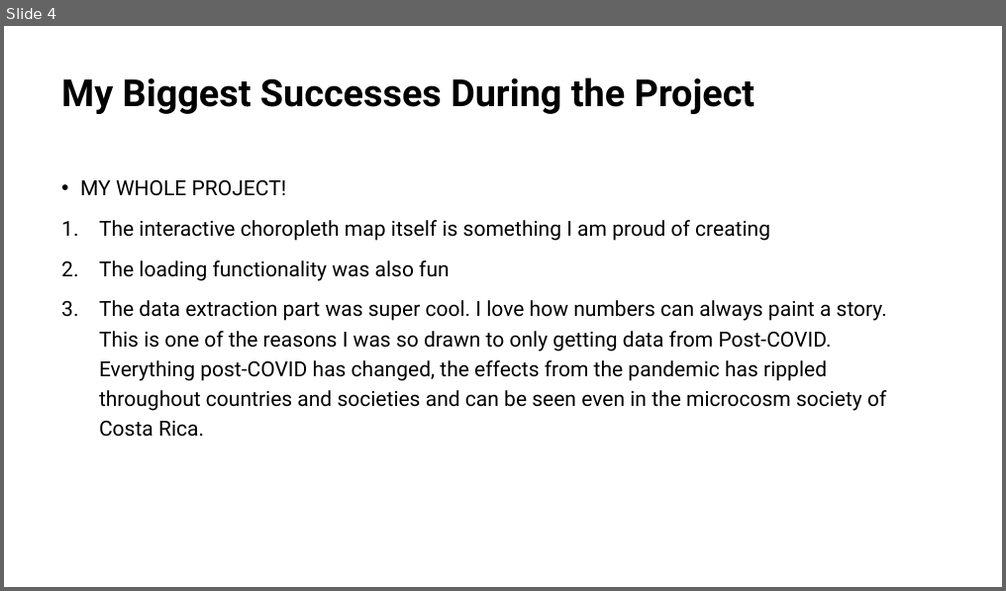
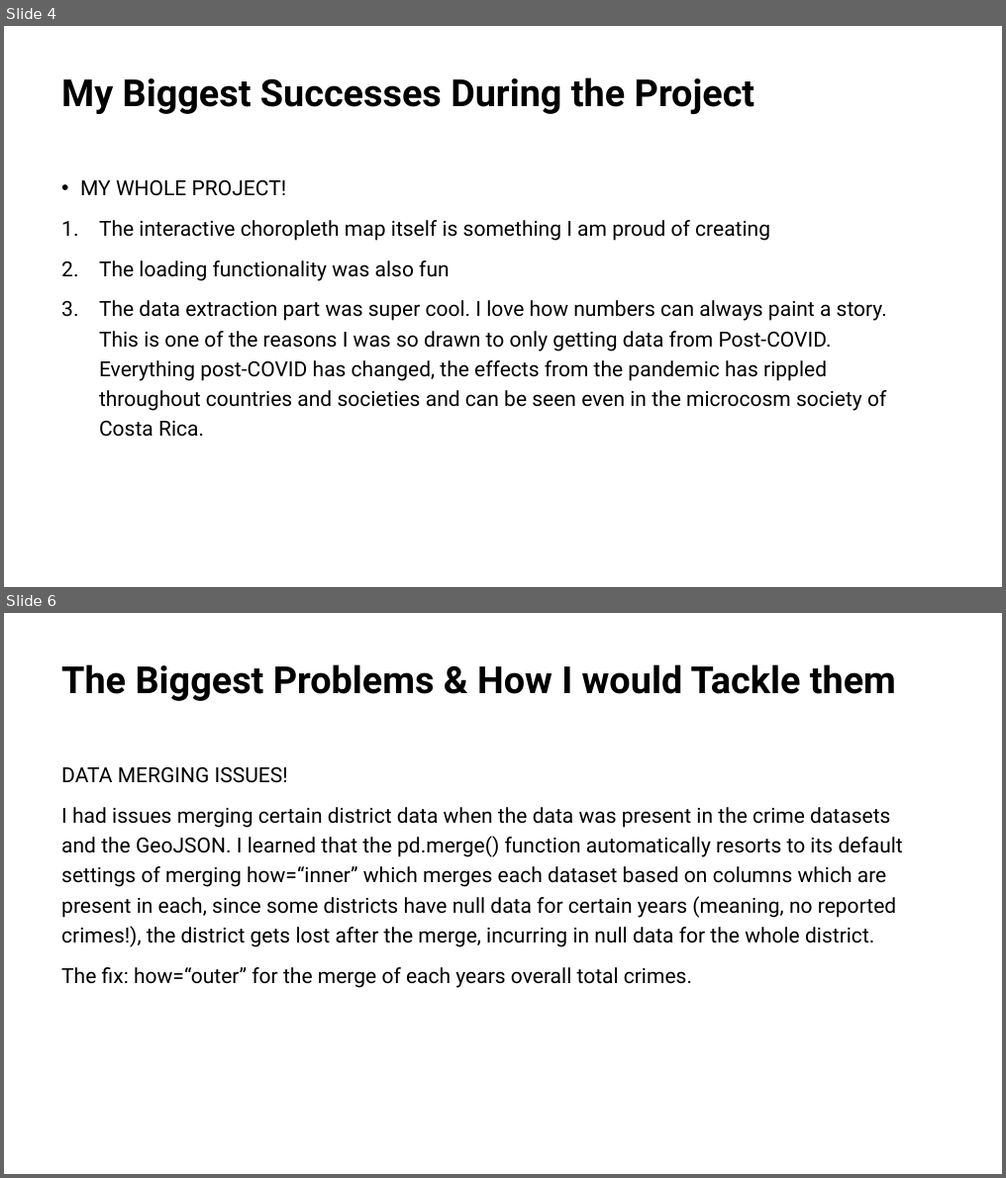
Before and after one commit to jennymorganryan/Crime-in-Costa-Rica, a slide deck: Costa RIca Crime Data Visualization Web Application.pptx. Shown one above the other, each under a label of ours: slide 4 before the commit, slides 4 and 6 after it; the slides between them are not shown. The pictures are 1006x591 and 1006x1178 pixels, drawn with LibreOffice and Linux fonts; fonts in the diff are those of the drawing. Boxes give left, top, right and bottom in pixels: in the first picture for what was removed or moved away, otherwise in the second. Text is boxed around its words. In the diff, an @@ line names an element or a change of style, - is before the commit and + after.

```diff
--- a/Costa RIca Crime Data Visualization Web Application.pptx
+++ b/Costa RIca Crime Data Visualization Web Application.pptx
@@ slide 6 added at (4, 613, 1002, 1174), background #FFFFFF @@
@@ title added at (61, 664, 896, 701), 36 pt, text #000000, bold @@
+The Biggest Problems & How I would Tackle them
@@ text added at (61, 767, 903, 988), 20 pt, text #000000 @@
+DATA MERGING ISSUES!
+I had issues merging certain district data when the data was present in the crime datasets and the GeoJSON. I learned that the pd.merge() function automatically resorts to its default settings of merging how=“inner” which merges each dataset based on columns which are present in each, since some districts have null data for certain years (meaning, no reported crimes!), the district gets lost after the merge, incurring in null data for the whole district.
+The fix: how=“outer” for the merge of each years overall total crimes.
```
Also in this commit, not shown: 2 slides changed, 1 other slide added.
